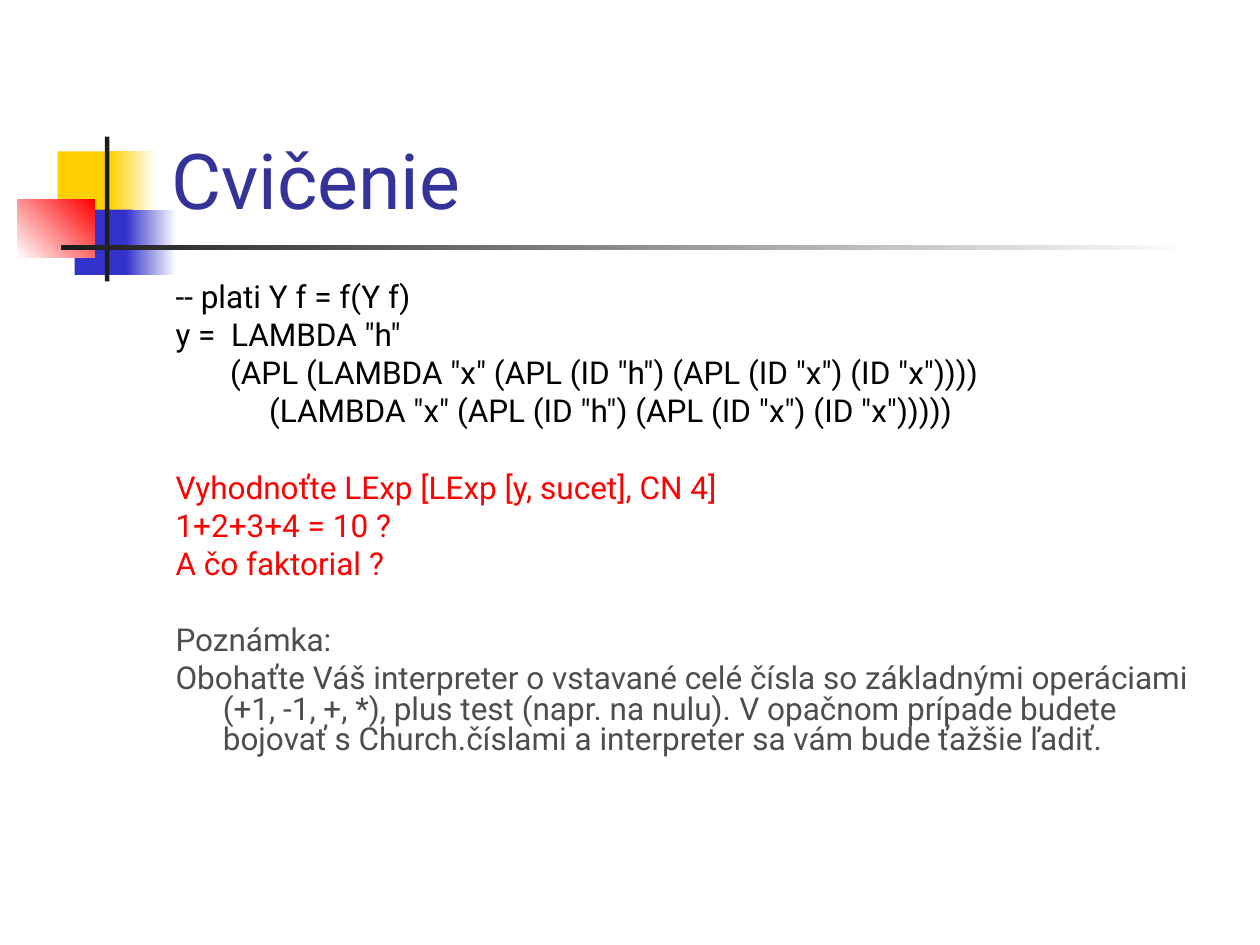
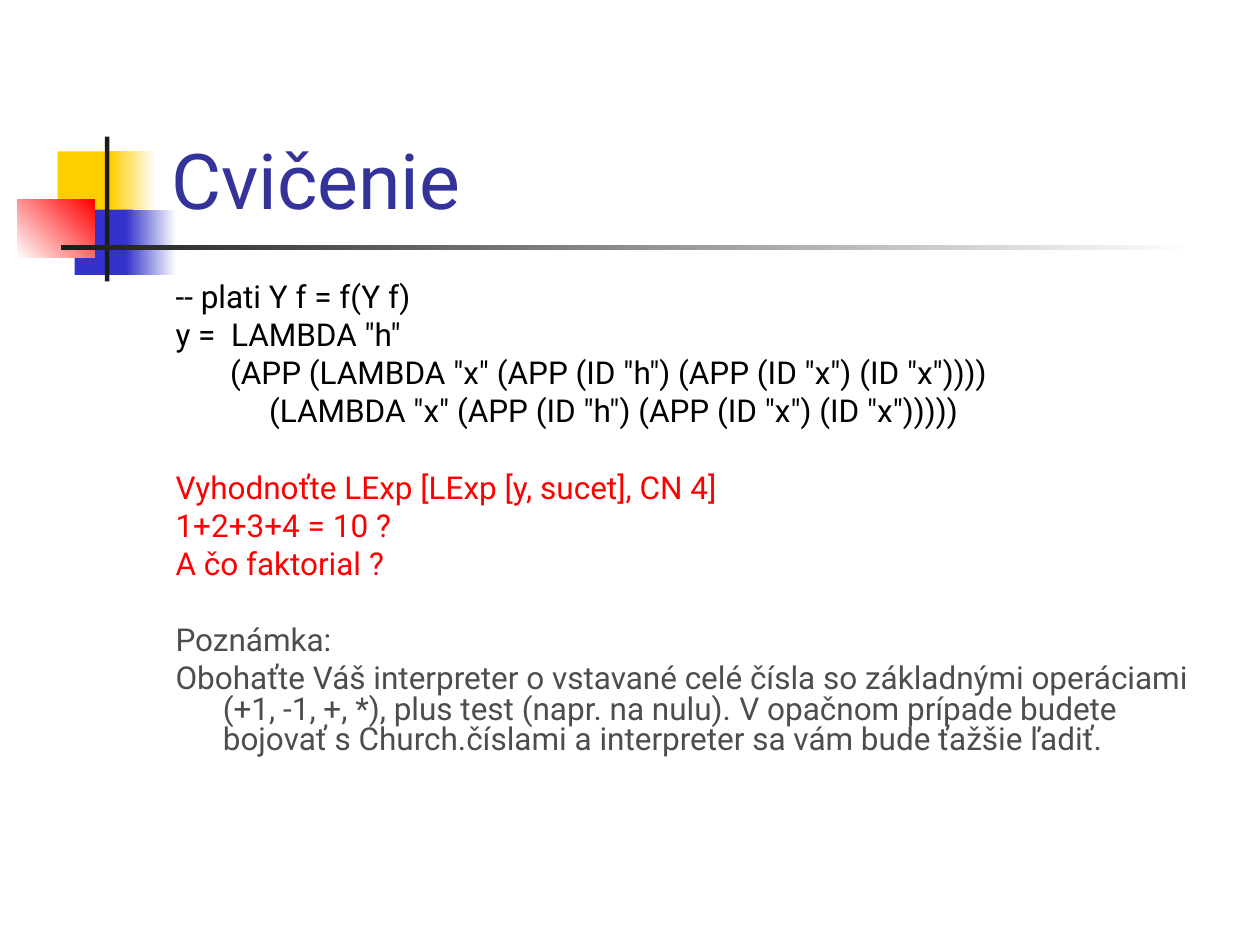
Before and after one commit to Funkcionalne/Prednasky, a slide deck: slide 26 of 06/06_fpro.ppt (slide 25 before the commit). Drawn at 1260x945 pixels with LibreOffice and Linux fonts; fonts in the diff are those of the drawing. Boxes give left, top, right and bottom in pixels: in the first picture for what was removed or moved away, otherwise in the second. Text is boxed around its words. In the diff, an @@ line names an element or a change of style, - is before the commit and + after.

```diff
--- a/06/06_fpro.ppt
+++ b/06/06_fpro.ppt
@@ text at (x1=230, y1=359, x2=987, y2=429): text changed @@
-(APL (LAMBDA "x" (APL (ID "h") (APL (ID "x") (ID "x"))))
-(LAMBDA "x" (APL (ID "h") (APL (ID "x") (ID "x")))))
+(APP (LAMBDA "x" (APP (ID "h") (APP (ID "x") (ID "x"))))
+(LAMBDA "x" (APP (ID "h") (APP (ID "x") (ID "x")))))
```
Also in this commit, not shown: 11 other slides changed, 1 slide added, 2 other files.
